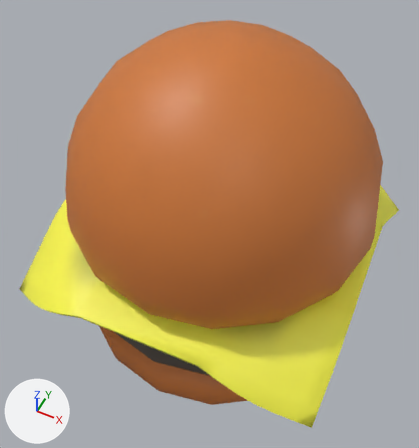
The FBX model ArtAssets/burger.fbx as it was, and as the next commit left it.
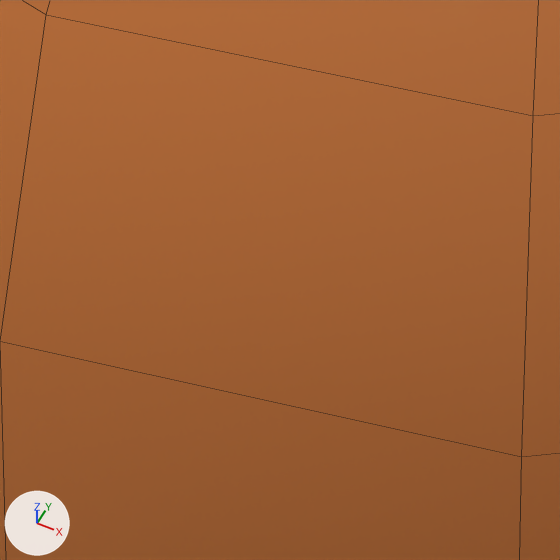
The first picture shows the older version from a 50 mm lens placed at (0.0452, -0.0981, 0.1449), pointed at (-0.0005, -0.0066, 0.0305). The close-ups show both versions on the part from 34% to 52% of the width and 49% to 66% of the height of that picture; other places that the commit changed are outside them. Arrows for +X, +Y and +Z are at lower left; the lights stay in place. The close-ups show mesh edges as thin lines. Where no turn or scale is listed for an object, it has been applied to the vertices.
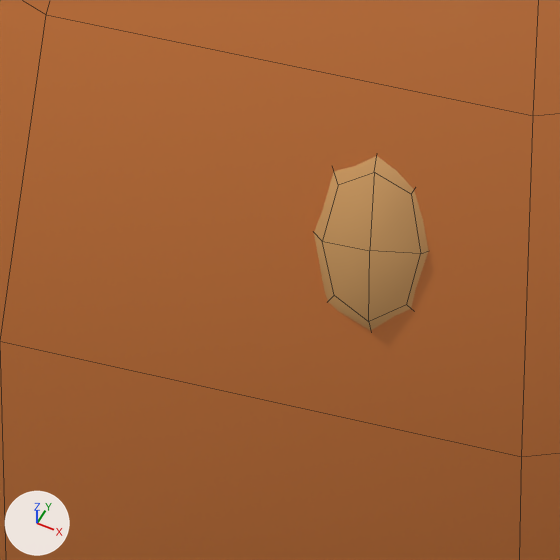
What changed in the scene script:
```text
Add me_mesh_015:
    me_mesh_015.from_pydata(...)  # 17 vertices, 12 faces; spans x -0.00173..0.00173, y -0.00135..0.00121, z -0.00279..0.00278
    me_mesh_015.materials.append(mat_burger1)  # picture img_burger_png
Add ob_pcube22:
    ob_pcube22 = bpy.data.objects.new('pCube22', me_mesh_015)
    ob_pcube22.location = (0.0097, -0.03436, 0.05513)
```

Changed parts and their boxes (x1, y1, x2, y2) in the close-ups (560 x 560 px):
'pCube22', added (brown): after (314, 156, 428, 331)
